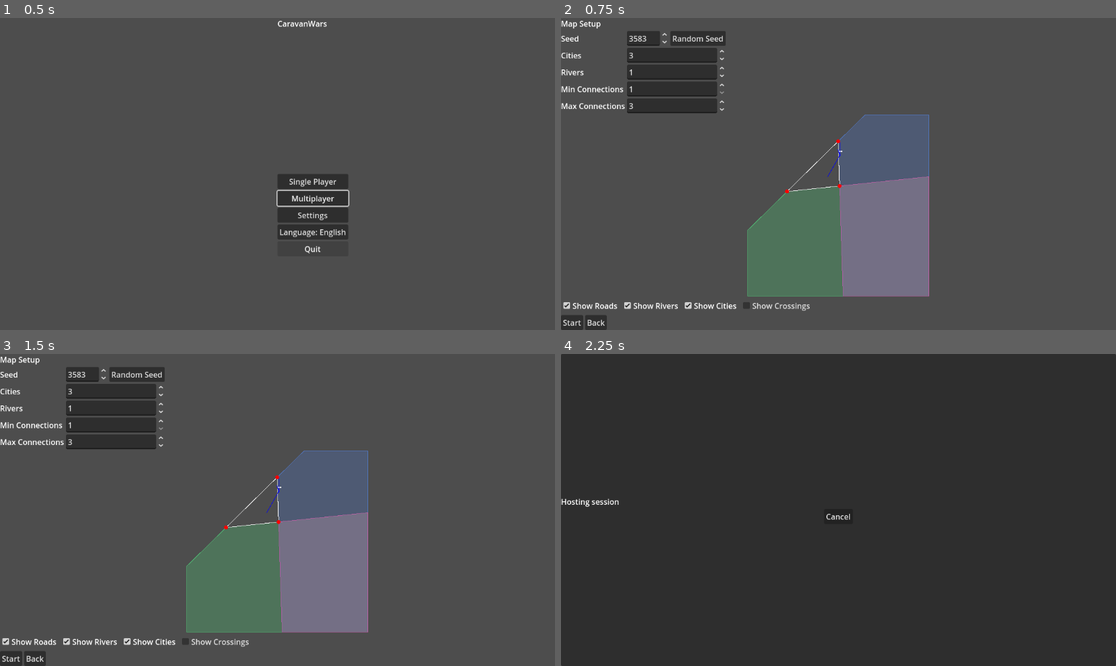
Above: before the commit, frames 1-4 (two rows, left to right).
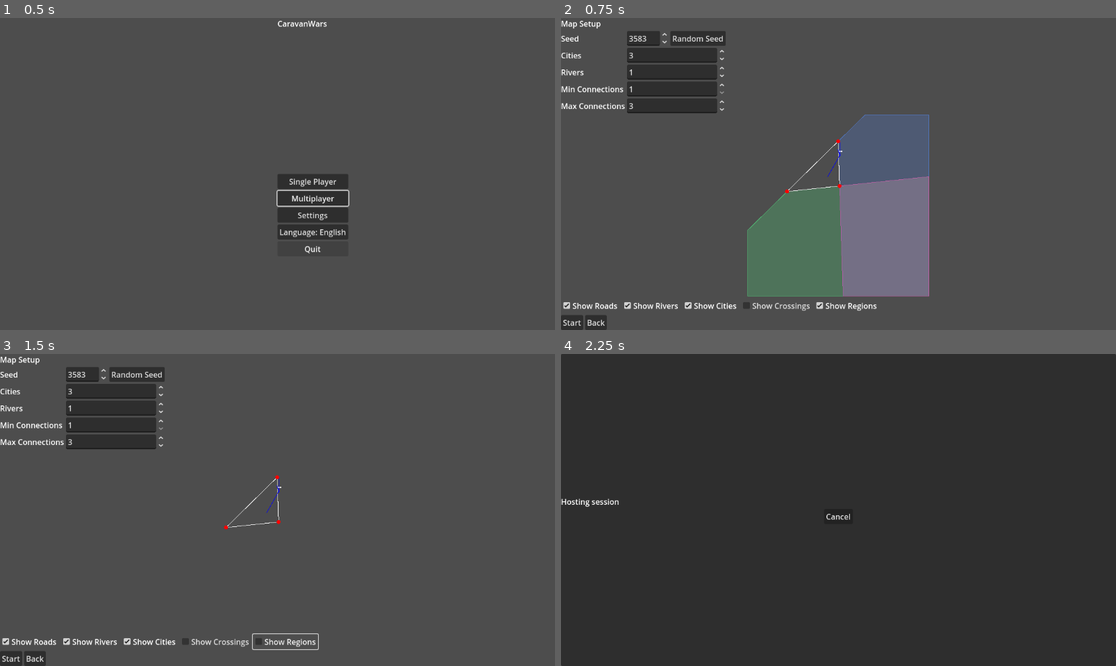
Above: after the commit, the same moments.

Repository: sepa79/CaravanWars
Game: Godot game, scene res://scenes/Main.tscn
The game is run twice, just before and just after one commit, with the same random seed, the same clock (stepped at 60 frames per second) and the same inputs.
Inputs (mouse positions are in pixels of both pictures, inside the frame that each line leads up to):
- Up to frame 1 (0.5 s): no input
- Up to frame 2 (0.75 s): click "Single Player" at 0.5 s
- Up to frame 3 (1.5 s): click (283, 641) at 1.25 s, where only the run after the commit has a clickable "Show Regions"
- Up to frame 4 (2.25 s): click "Start" at 2 s

Frame 1 is identical in both runs. In frame 2, 0.1% of the frame differs, in the area x 45-57%, y 91-94%; in frame 3, 15%, in the area x 33-67%, y 30-95%; in frame 4, nothing differs.

Commit message:
feat: add regions toggle in map setup

Diff:
--- a/game/i18n/en.cfg
+++ b/game/i18n/en.cfg
@@ -44,6 +44,7 @@
 setup.show_rivers="Show Rivers"
 setup.show_cities="Show Cities"
 setup.show_crossings="Show Crossings"
+setup.show_regions="Show Regions"
 setup.start="Start"
 
 errors.timeout="Connection timeout"
--- a/game/i18n/pl.cfg
+++ b/game/i18n/pl.cfg
@@ -44,6 +44,7 @@
 setup.show_rivers="Pokaż rzeki"
 setup.show_cities="Pokaż miasta"
 setup.show_crossings="Pokaż skrzyżowania"
+setup.show_regions="Pokaż regiony"
 setup.start="Start"
 
 errors.timeout="Przekroczono czas oczekiwania"
--- a/game/ui/MapSetupScreen.gd
+++ b/game/ui/MapSetupScreen.gd
@@ -19,6 +19,7 @@
 @onready var show_rivers_check: CheckBox = $VBox/Layers/ShowRivers
 @onready var show_cities_check: CheckBox = $VBox/Layers/ShowCities
 @onready var show_crossings_check: CheckBox = $VBox/Layers/ShowCrossings
+@onready var show_regions_check: CheckBox = $VBox/Layers/ShowRegions
 @onready var start_button: Button = $VBox/Buttons/Start
 @onready var back_button: Button = $VBox/Buttons/Back
 @onready var main_ui: VBoxContainer = $VBox
@@ -49,10 +50,12 @@
     show_rivers_check.toggled.connect(_on_show_rivers_toggled)
     show_cities_check.toggled.connect(_on_show_cities_toggled)
     show_crossings_check.toggled.connect(_on_show_crossings_toggled)
+    show_regions_check.toggled.connect(_on_show_regions_toggled)
     map_view.set_show_roads(show_roads_check.button_pressed)
     map_view.set_show_rivers(show_rivers_check.button_pressed)
     map_view.set_show_cities(show_cities_check.button_pressed)
     map_view.set_show_crossings(show_crossings_check.button_pressed)
+    map_view.set_show_regions(show_regions_check.button_pressed)
     _update_texts()
     _generate_map()
     _on_net_state_changed(Net.state)
@@ -69,6 +72,7 @@
     show_rivers_check.text = I18N.t("setup.show_rivers")
     show_cities_check.text = I18N.t("setup.show_cities")
     show_crossings_check.text = I18N.t("setup.show_crossings")
+    show_regions_check.text = I18N.t("setup.show_regions")
     start_button.text = I18N.t("setup.start")
     back_button.text = I18N.t("menu.back")
 
@@ -107,6 +111,9 @@
 func _on_show_crossings_toggled(pressed: bool) -> void:
     map_view.set_show_crossings(pressed)
 
+func _on_show_regions_toggled(pressed: bool) -> void:
+    map_view.set_show_regions(pressed)
+
 func _on_random_seed_pressed() -> void:
     seed_spin.set_block_signals(true)
     var random_value: int = randi() % int(seed_spin.max_value)
--- a/game/ui/MapSetupScreen.tscn
+++ b/game/ui/MapSetupScreen.tscn
@@ -83,6 +83,9 @@
 [node name="ShowCrossings" type="CheckBox" parent="VBox/Layers"]
 button_pressed = false
 
+[node name="ShowRegions" type="CheckBox" parent="VBox/Layers"]
+button_pressed = true
+
 [node name="Buttons" type="HBoxContainer" parent="VBox"]
 size_flags_horizontal = 3
 
Not shown, changed: CHANGELOG.md
Not shown, changed: docs/i18n/Strings_Catalog_P3_MapSetup.md
